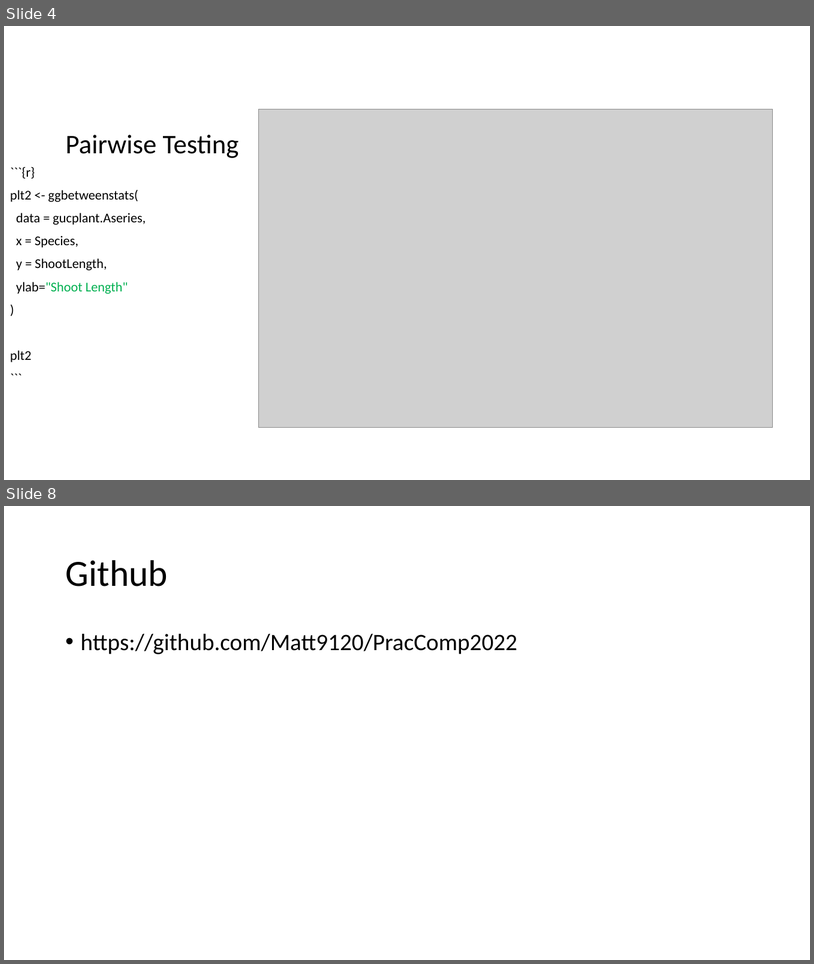
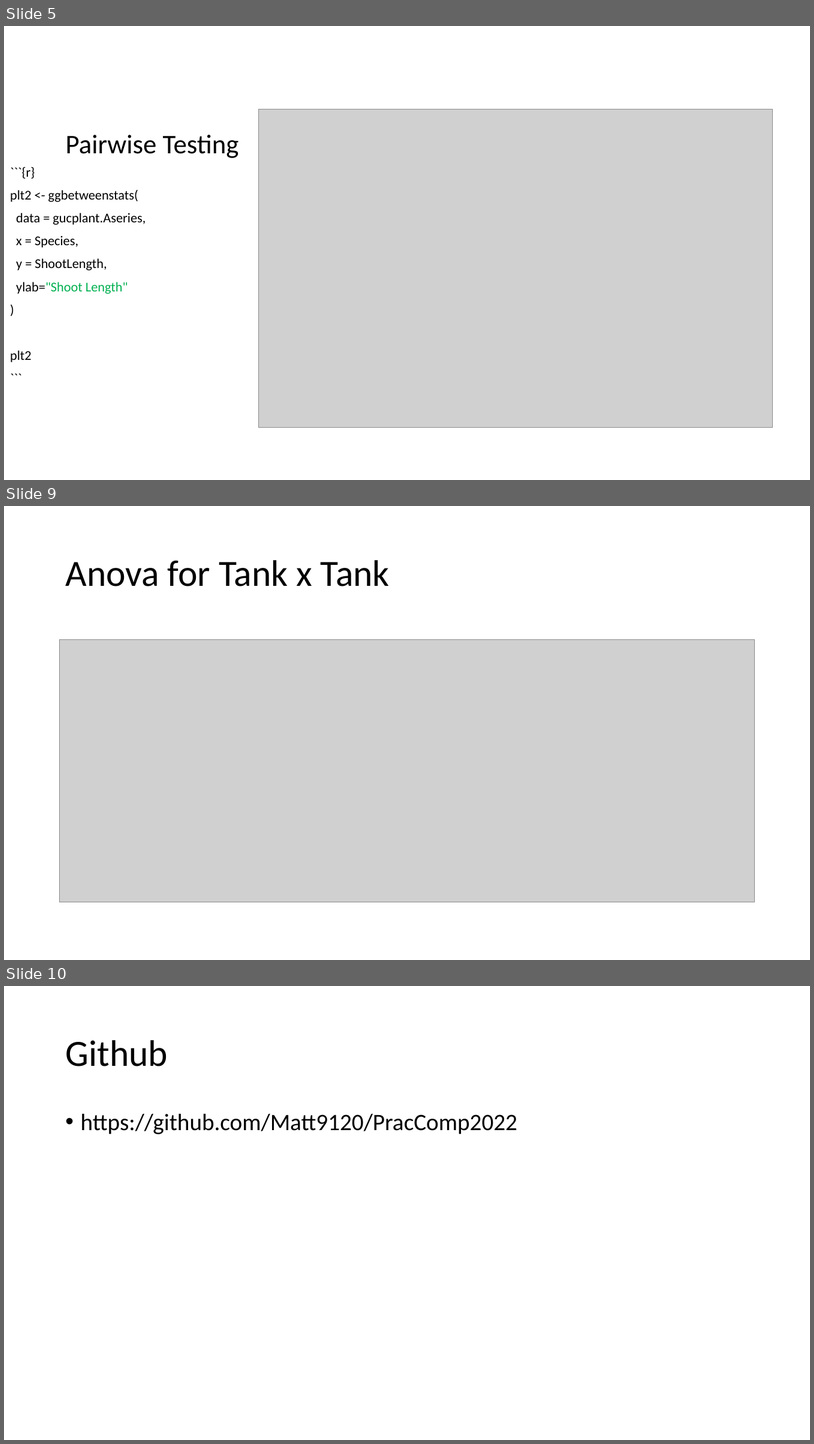
Before and after one commit to Matt9120/PracComp2022, a slide deck: BIOL6220Final.pptx. Shown one above the other, each under a label of ours: slides 4 and 8 before the commit, slides 5, 9 and 10 after it; the slides between them are not shown. The pictures are 814x964 and 814x1444 pixels, drawn with LibreOffice and Linux fonts; fonts in the diff are those of the drawing; grey boxes stand for pictures. Boxes give left, top, right and bottom in pixels: in the first picture for what was removed or moved away, otherwise in the second. Text is boxed around its words. In the diff, an @@ line names an element or a change of style, - is before the commit and + after.

```diff
--- a/BIOL6220Final.pptx
+++ b/BIOL6220Final.pptx
@@ slide 9 added at (4, 506, 810, 960), background #FFFFFF @@
@@ title added at (65, 560, 390, 586), 44 pt, text #000000 @@
+Anova for Tank x Tank
@@ picture added at (60, 639, 755, 901) @@
@@ what was slide 4 is now slide 5 @@
@@ what was slide 8 is now slide 10 @@
```
Also in this commit, not shown: 4 slides changed, 1 other slide added.
